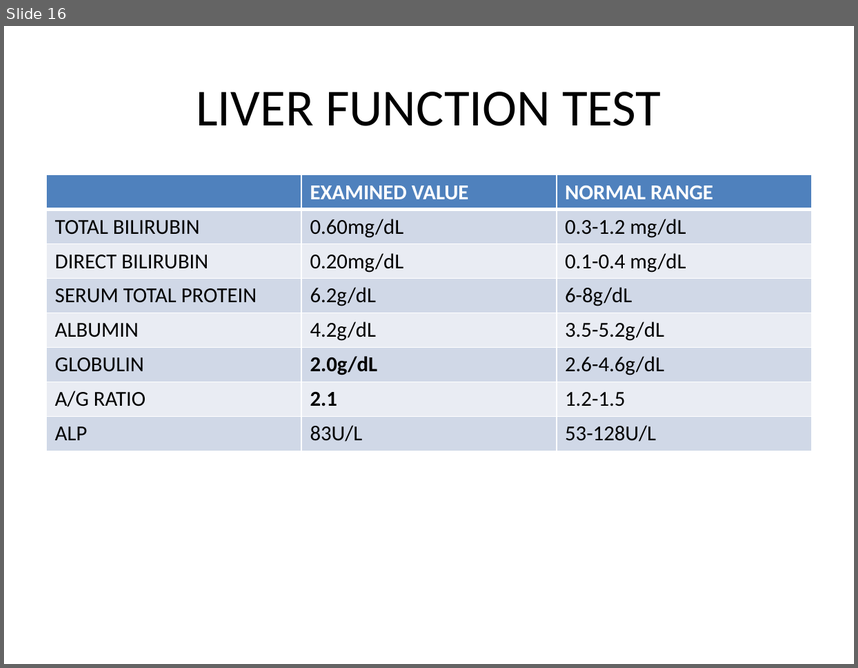
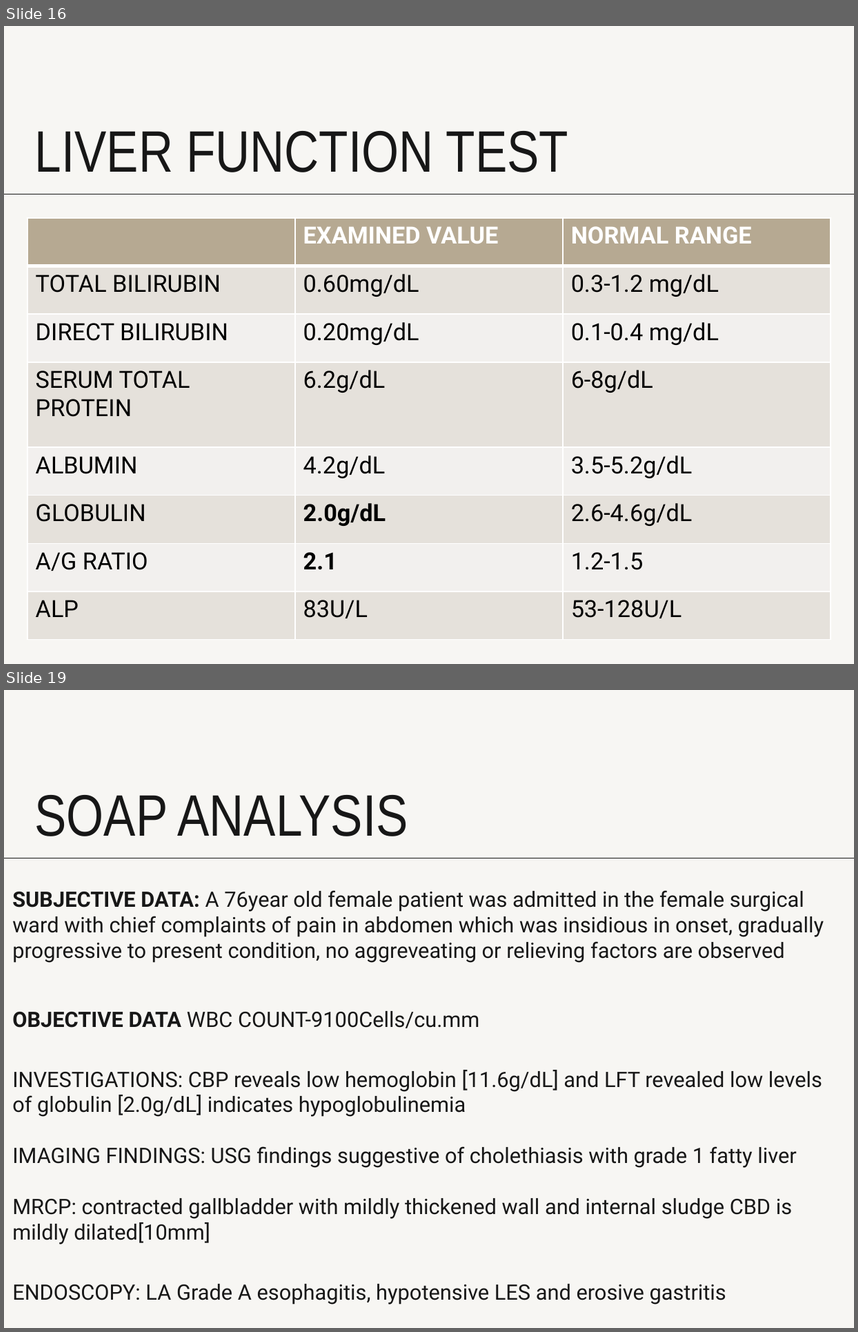
Before and after one commit to VarunSaiSanne/personal, a slide deck: demo.pptx. Shown one above the other, each under a label of ours: slide 16 before the commit, slides 16 and 19 after it; the slides between them are not shown. The pictures are 858x668 and 858x1332 pixels, drawn with LibreOffice and Linux fonts; fonts in the diff are those of the drawing. Boxes give left, top, right and bottom in pixels: in the first picture for what was removed or moved away, otherwise in the second. Text is boxed around its words. In the diff, an @@ line names an element or a change of style, - is before the commit and + after.

```diff
--- a/demo.pptx
+++ b/demo.pptx
@@ slide 19 added at [4,690,854,1328], background #F7F6F3; not listed: 1 template element that a slide beside it also shows @@
@@ title added at [35,795,408,836], 49.5 pt, text #171717 @@
+SOAP ANALYSIS
@@ text added at [12,890,824,1244], 18 pt, text #171717 @@
+SUBJECTIVE DATA: A 76year old female patient was admitted in the female surgical ward with chief complaints of pain in abdomen which was insidious in onset, gradually progressive to present condition, no aggreveating or relieving factors are observed
+OBJECTIVE DATA WBC COUNT-9100Cells/cu.mm
+INVESTIGATIONS: CBP reveals low hemoglobin [11.6g/dL] and LFT revealed low levels of globulin [2.0g/dL] indicates hypoglobulinemia
+IMAGING FINDINGS: USG findings suggestive of cholethiasis with grade 1 fatty liver
+MRCP: contracted gallbladder with mildly thickened wall and internal sludge CBD is mildly dilated[10mm]
+ENDOSCOPY: LA Grade A esophagitis, hypotensive LES and erosive gastritis
@@ slide 16 changed as well @@
@@ background #FFFFFF to #F7F6F3 @@
@@ title "LIVER FUNCTION TEST": place and size @@
-title "LIVER FUNCTION TEST" at [196,92,662,126]
+title "LIVER FUNCTION TEST" at [35,131,568,172]
@@ title "LIVER FUNCTION TEST" at [35,131,568,172]: size 44 to 49.5 pt, font Calibri to Arial Narrow, text colour #000000 to #171717; alignment centre to left; line spacing 1 to 0.7; vertical alignment middle to bottom @@
@@ line added from (4, 194) to (854, 194), #171717 0.75 pt @@
@@ table at [27,218,831,640] @@
@@ fill #4F81BD to #B6A992 in row 1 @@
@@ fill #D0D8E8 to #E5E2DC in 12 cells @@
@@ fill #E9EDF4 to #F3F1EE in 9 cells @@
@@ size 18 to 20 pt, font Calibri to Roboto @@
@@ table: place and size @@
-table at [47,175,811,450]
+table at [27,218,831,640]
```
Also in this commit, not shown: 16 other slides changed, 14 other slides added.
